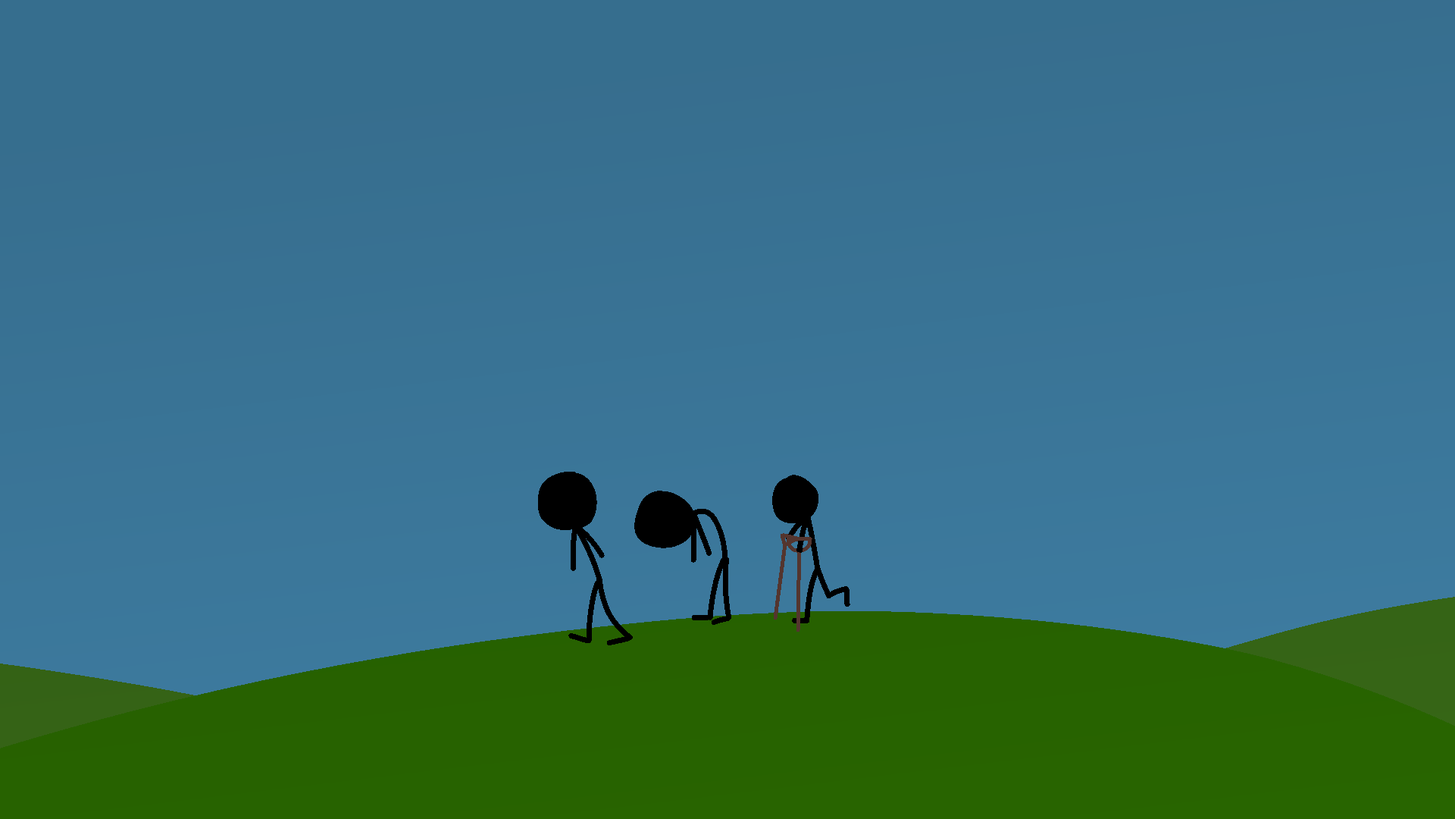
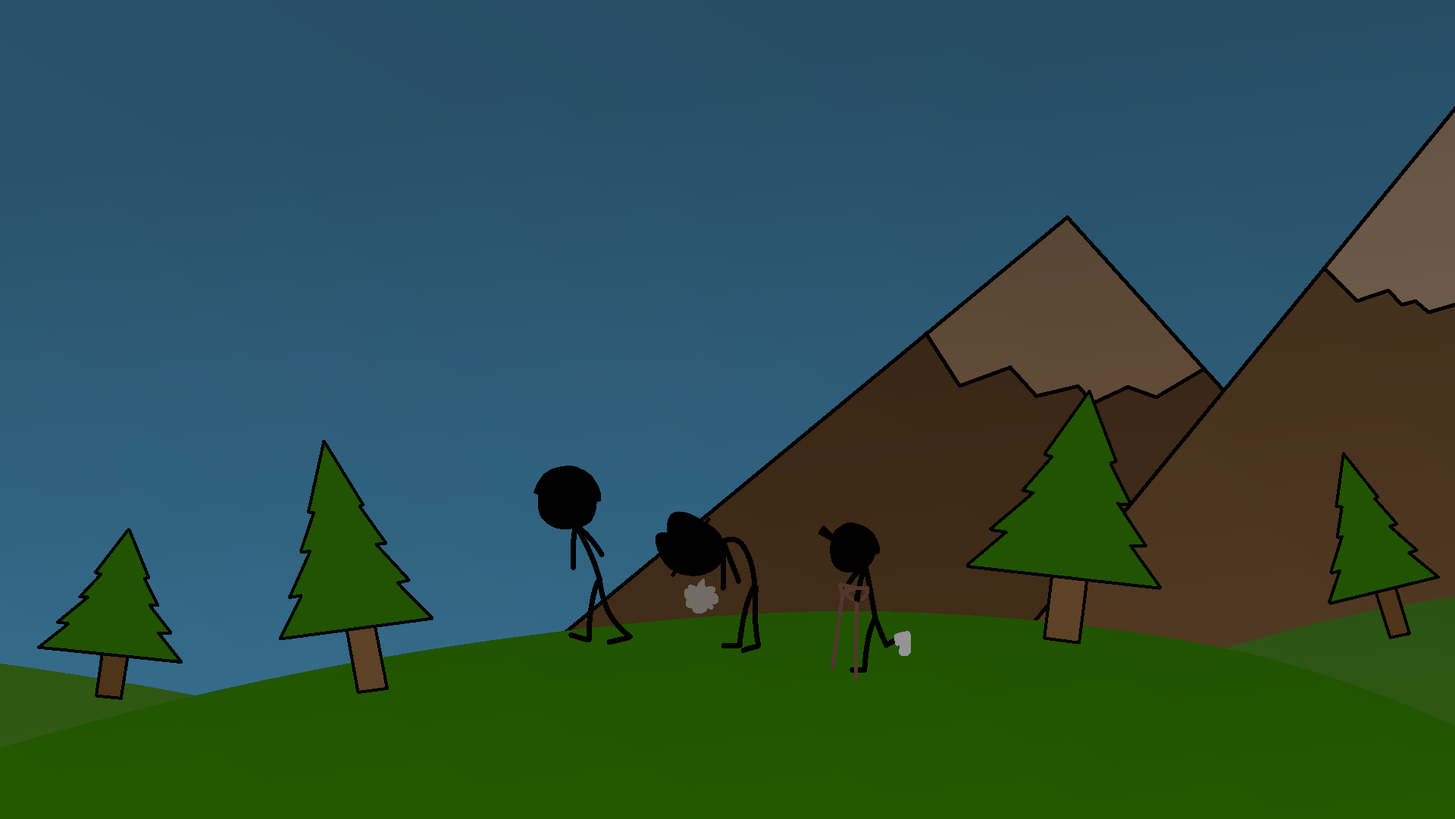
Layers edited between the first and the second 1455 x 819 image:
added layer "Målarlager 10" above "Målarlager 8" over [0, 388, 1455, 728]
added layer "Målarlager 8" (1st of 4) above "Målarlager 8" over [921, 436, 1455, 680]
added layer "Målarlager 8" (2nd of 4) above "Målarlager 8" over [242, 436, 971, 728]
added layer "Målarlager 8" (3rd of 4) above "Målarlager 8" over [0, 485, 971, 728]
added layer "Målarlager 8" (4th of 4) above "Målarlager 6" over [921, 388, 1165, 680]
moved "Målarlager 6" above "Målarlager 7", painted on it over [727, 436, 931, 777]
"Målarlager 7": opacity 100% → 70%, painted on it over [632, 478, 825, 721]
painted on "Målarlager 5" over [586, 471, 830, 743]
painted on "Målarlager 2" over [491, 398, 686, 739]
added layer "Målarlager 12" (15%) above "Målarlager 3" over [0, 0, 1455, 819]
"Målarlager 3": opacity 15% → 30% over [0, 0, 1455, 819]
added layer "Målarlager 9" above "Bakgrund" over [533, 0, 1455, 777]
